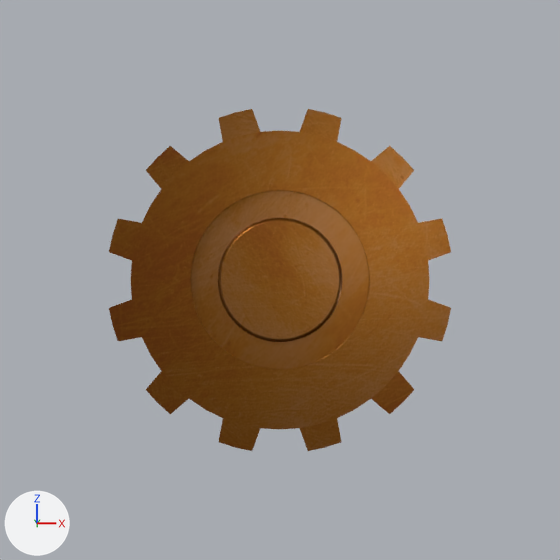
Two versions of the Blender file originals/level_gear.blend, one commit apart.
Both versions are drawn from the file's camera '256_256_gear_disabed'. The axes (+X, +Y, +Z) are drawn at lower left. The lights are the same throughout. The picture after the commit comes second. The same objects are shown in both versions, whatever each file hides.

The scene before the commit, as lines of its bpy script (objects in view):
```python
me_gear_003 = bpy.data.meshes.new('Gear.003')
me_gear_003.from_pydata(...)  # 528 vertices, 482 faces; spans x -0.573..0.573, y -0.573..0.573, z -0.056..0.034
# faces by material slot: [385, 97]
me_gear_003.materials.append(mat_main_color)
me_gear_003.materials.append(mat_main_color)
ob_gear_real_003 = bpy.data.objects.new('Gear_real.003', me_gear_003)
ob_gear_real_003.location = (0.0, -0.071, 0.0)
ob_gear_real_003.rotation_euler = (4.712, 0.0, 3.142)  # degrees (270, 0, 180)
ob_gear_real_003.scale = (0.873, 0.873, 0.733)
```
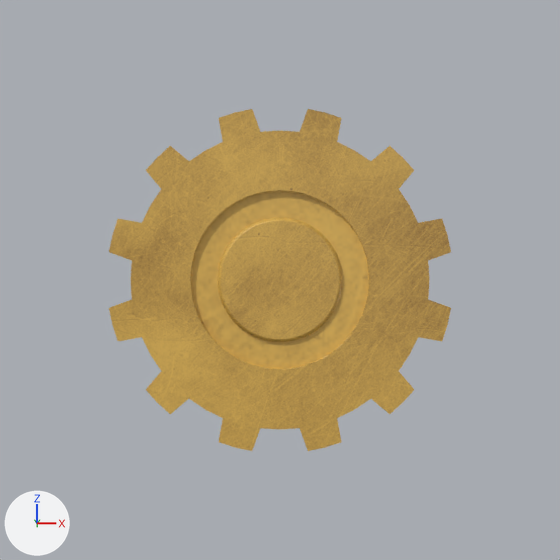
Changed parts and their boxes [x1, y1, x2, y2] in the pictures (560 x 560 px):
part 1 of me_gear_003, recoloured (brown to orange): [109, 109, 451, 451] in both
part 2 of me_gear_003, recoloured (brown to orange): [191, 191, 369, 369] in both

Edits to the bpy script that builds the scene:
```text
Add mat_main_color_enabled:
    mat_main_color_enabled = bpy.data.materials.new('Main_color_enabled')
    # colours: yellow #f2c55c, brown #7a4e1a, white #ffffff, black #000000
    # uses the picture img_brass_texture_jpg
Change me_gear_003:
    where me_gear_003.from_pydata(...)  # 528 vertices, 482 faces; spans x -0.573..0.573, y -0.573..0.573, z -0.056..0.034
    used by ob_gear_real_003; location = (0.0, -0.071, 0.0); rotation_euler = (4.712, 0.0, 3.142), in degrees (270, 0, 180); scale = (0.873, 0.873, 0.733)
    me_gear_003 part 1: 385 of the faces centred in x -0.566..0.566, y -0.566..0.566, z -0.056..0.034 switch from mat_main_color to mat_main_color_enabled
    me_gear_003 part 2: 97 of the faces centred in x -0.253..0.253, y -0.253..0.253, z 0.011..0.033 switch from mat_main_color to mat_main_color_enabled
```
